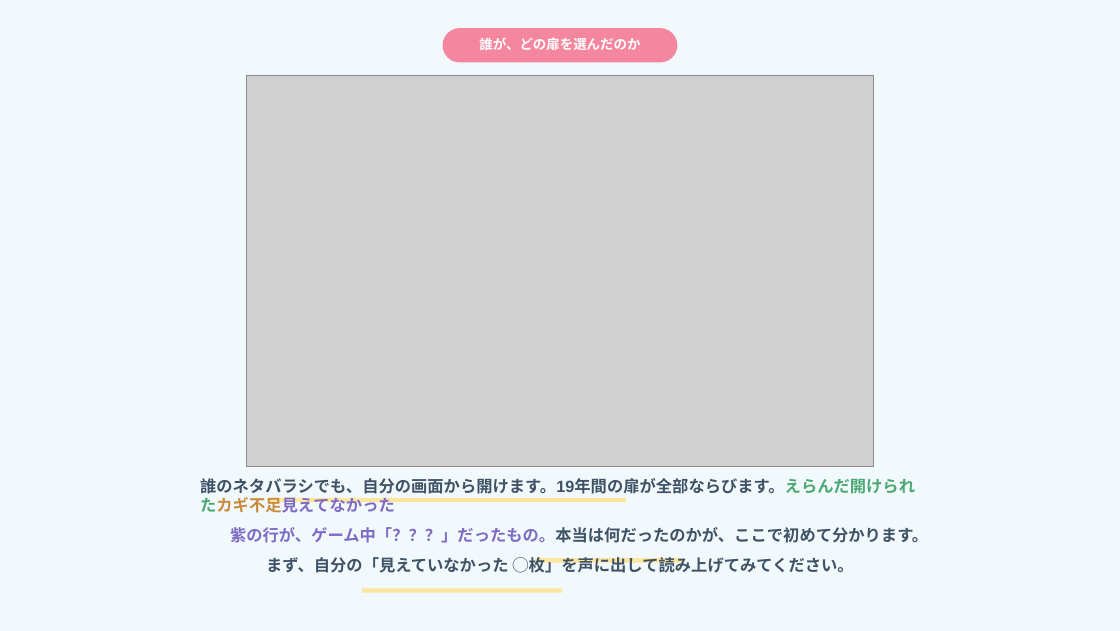
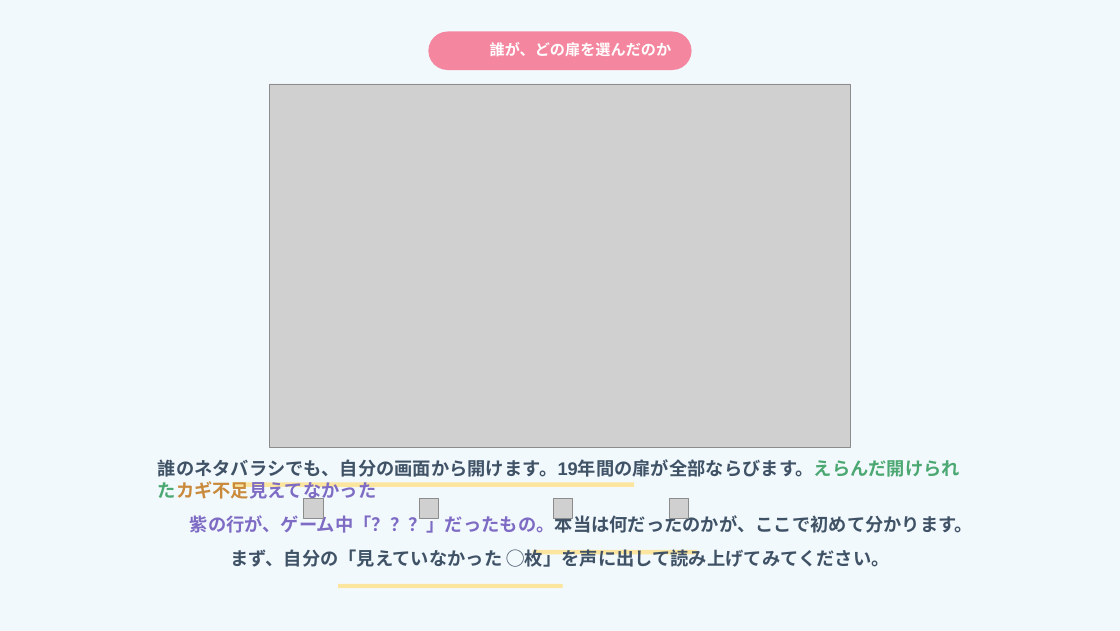
Before and after one commit to arico1101/door-world-short-online, a slide deck: slide 16 of slides.pptx. Drawn at 1120x631 pixels with LibreOffice and Linux fonts; fonts in the diff are those of the drawing; grey boxes stand for pictures; background and template pictures are left out. Boxes give left, top, right and bottom in pixels: in the first picture for what was removed or moved away, otherwise in the second. Text is boxed around its words. In the diff, an @@ line names an element or a change of style, - is before the commit and + after.

```diff
--- a/slides.pptx
+++ b/slides.pptx
@@ rounded rectangle: place and size @@
-rounded rectangle at [443, 28, 678, 63]
+rounded rectangle at [429, 31, 691, 70]
@@ text "誰が、どの扉を選んだのか": place and size @@
-text "誰が、どの扉を選んだのか" at [479, 37, 640, 50]
+text "誰が、どの扉を選んだのか" at [490, 42, 672, 57]
@@ text "誰が、どの扉を選んだのか" at [490, 42, 672, 57]: size 13 to 14.6 pt; line spacing 23.4pt to 26.2pt @@
@@ picture: place and size @@
-picture at [246, 75, 874, 467]
+picture at [270, 84, 850, 447]
@@ text "誰のネタバラシでも、自分の画面から開けます。19年間の扉が全部ならびます。えらんだ開けられたカギ不足見えてなかった 紫の ...": place and size @@
-text "誰のネタバラシでも、自分の画面から開けます。19年間の扉が全部ならびます。えらんだ開けられたカギ不足見えてなかった 紫の ..." at [200, 478, 928, 573]
+text "誰のネタバラシでも、自分の画面から開けます。19年間の扉が全部ならびます。えらんだ開けられたカギ不足見えてなかった 紫の ..." at [158, 459, 973, 567]
@@ text "誰のネタバラシでも、自分の画面から開けます。19年間の扉が全部ならびます。えらんだ開けられたカギ不足見えてなかった 紫の ..." at [158, 459, 973, 567]: size 15.7 to 17.6 pt; line spacing 29.1pt to 32.6pt @@
@@ rectangle: place and size @@
-rectangle at [267, 497, 626, 502]
+rectangle at [232, 482, 634, 487]
@@ picture added at [304, 499, 323, 518] @@
@@ picture added at [420, 499, 439, 518] @@
@@ picture added at [553, 499, 573, 518] @@
@@ picture added at [669, 499, 688, 518] @@
@@ rectangle: place and size @@
-rectangle at [535, 558, 682, 562]
+rectangle at [532, 550, 697, 554]
@@ rectangle: place and size @@
-rectangle at [362, 588, 562, 593]
+rectangle at [338, 584, 563, 588]
```
Also in this commit, not shown: 26 other slides changed.
